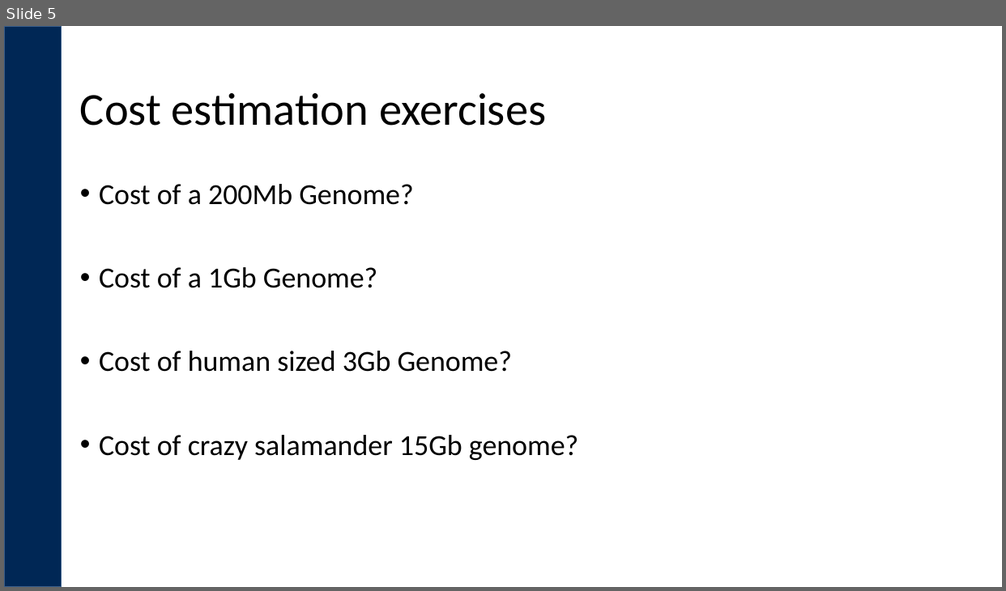
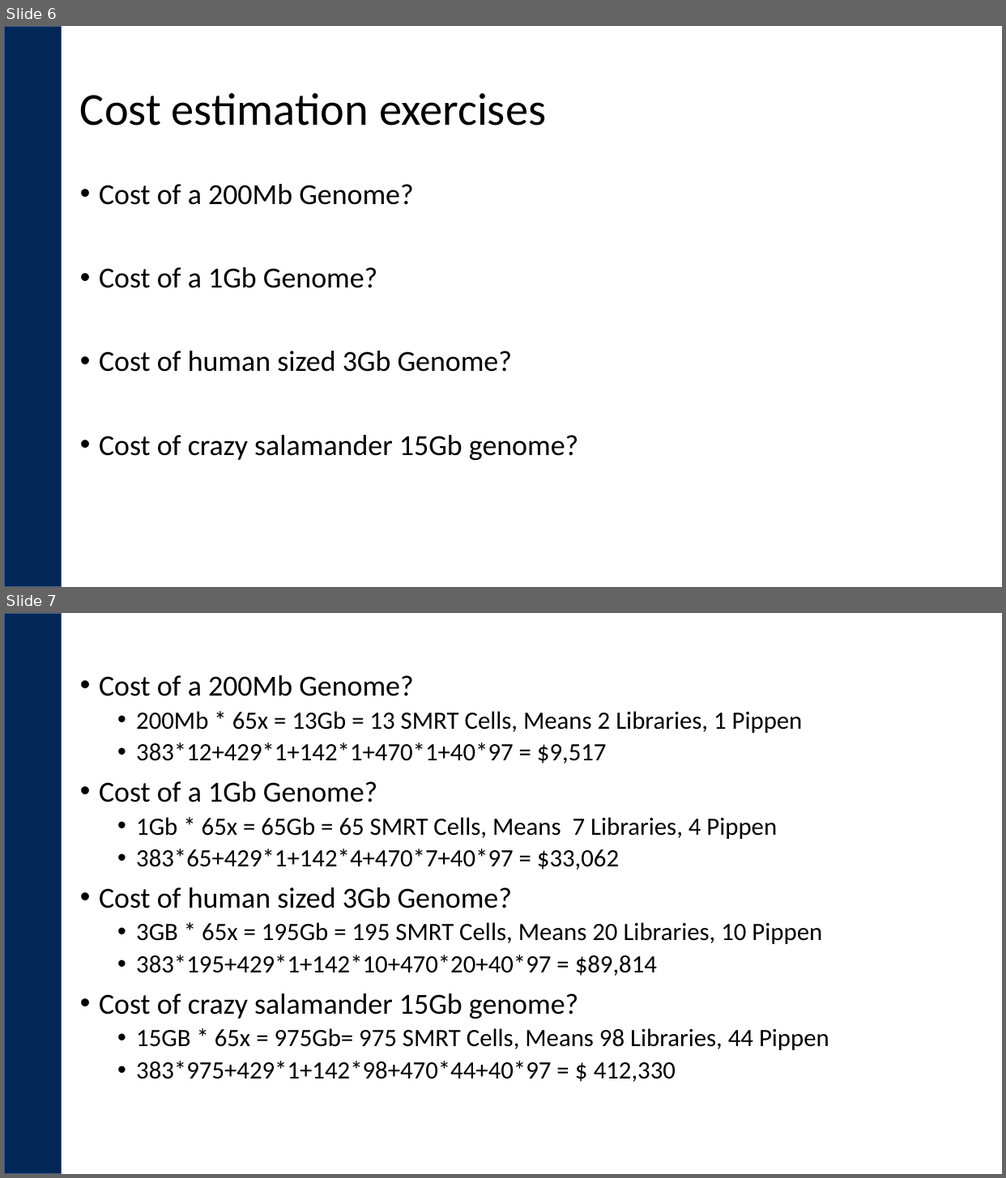
Before and after one commit to ucdavis-bioinformatics-training/Bioinformatics-Genome-Assembly-and-Analysis-Workshop-Pac-Bio-and-10x-Genomics-, a slide deck: PacBio-Experimental-Design/PacBio_Experimental_Design.pptx. Shown one above the other, each under a label of ours: slide 5 before the commit, slides 6 and 7 after it. The pictures are 1006x591 and 1006x1178 pixels, drawn with LibreOffice and Linux fonts; fonts in the diff are those of the drawing; background and template pictures are left out. Boxes give left, top, right and bottom in pixels: in the first picture for what was removed or moved away, otherwise in the second. Text is boxed around its words. In the diff, an @@ line names an element or a change of style, - is before the commit and + after.

```diff
--- a/PacBio-Experimental-Design/PacBio_Experimental_Design.pptx
+++ b/PacBio-Experimental-Design/PacBio_Experimental_Design.pptx
@@ slide 7 added at (x1=4, y1=613, x2=1002, y2=1174), background #FFFFFF; not listed: 1 template element that a slide beside it also shows @@
@@ text added at (x1=99, y1=675, x2=829, y2=1082), 24 pt, text #000000 @@
+• Cost of a 200Mb Genome?
+  • 200Mb * 65x = 13Gb = 13 SMRT Cells, Means 2 Libraries, 1 Pippen
+  • 383*12+429*1+142*1+470*1+40*97 = $9,517
+• Cost of a 1Gb Genome?
+  • 1Gb * 65x = 65Gb = 65 SMRT Cells, Means 7 Libraries, 4 Pippen
+  • 383*65+429*1+142*4+470*7+40*97 = $33,062
+• Cost of human sized 3Gb Genome?
+  • 3GB * 65x = 195Gb = 195 SMRT Cells, Means 20 Libraries, 10 Pippen
+  • 383*195+429*1+142*10+470*20+40*97 = $89,814
+• Cost of crazy salamander 15Gb genome?
+  • 15GB * 65x = 975Gb= 975 SMRT Cells, Means 98 Libraries, 44 Pippen
+  • 383*975+429*1+142*98+470*44+40*97 = $ 412,330
@@ what was slide 5 is now slide 6 @@
```
Also in this commit, not shown: 1 slide changed, 1 other slide added, 1 slide removed.
